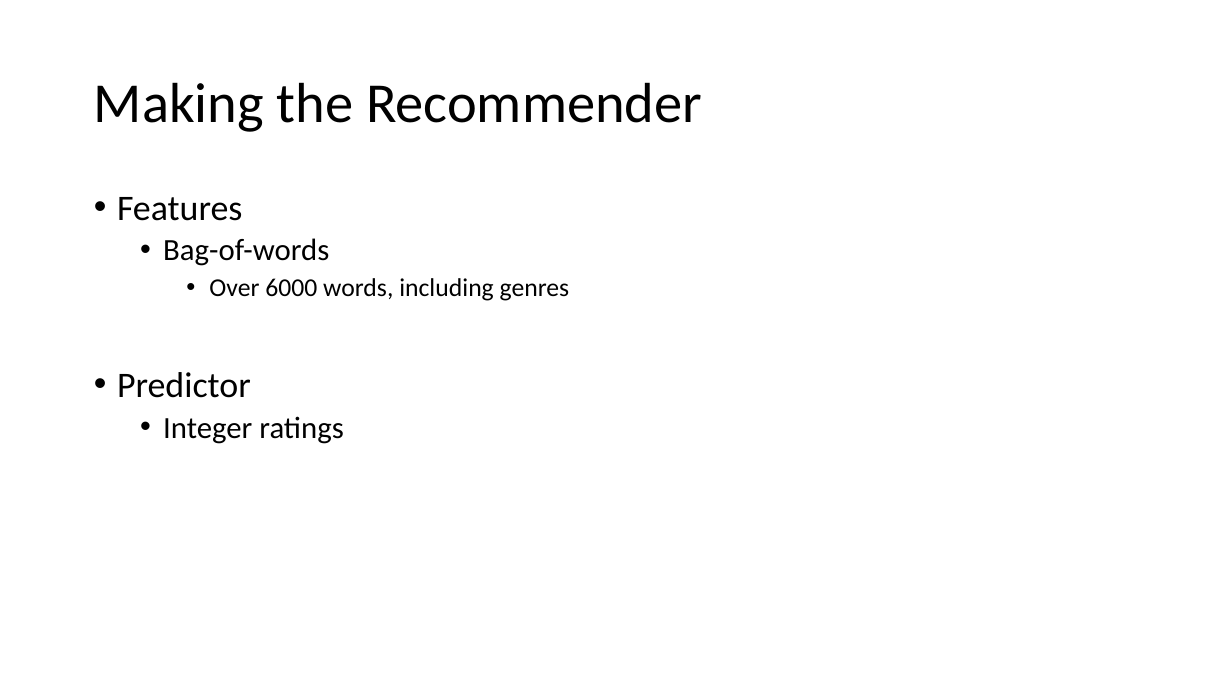
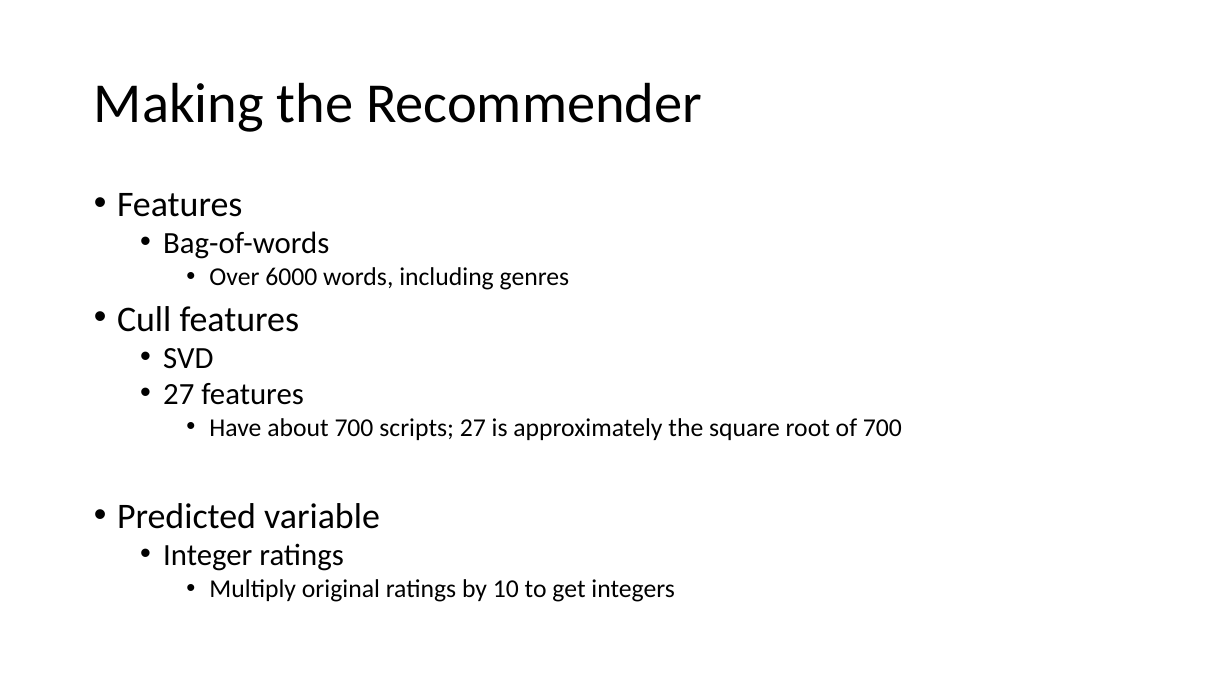
Before and after one commit to cda913/Capstone, a slide deck: slide 9 of AitkinCapstonePresentation.pptx (slide 6 before the commit). Drawn at 1232x693 pixels with LibreOffice and Linux fonts; fonts in the diff are those of the drawing. Boxes give left, top, right and bottom in pixels: in the first picture for what was removed or moved away, otherwise in the second. Text is boxed around its words. In the diff, an @@ line names an element or a change of style, - is before the commit and + after.

Commit message:
Add files via upload
Updated presentation

```diff
--- a/AitkinCapstonePresentation.pptx
+++ b/AitkinCapstonePresentation.pptx
@@ text at [117,193,570,571]: line spacing 0.9 to 0.8 @@
@@ text at [117,306,902,529]: text changed; size 28 to 20 pt @@
-• Predictor
+• Cull features
+  • SVD
+  • 27 features
+    • Have about 700 scripts; 27 is approximately the square root of 700
+• Predicted variable
@@ text at [209,579,675,602]: paragraph added @@
+    • Multiply original ratings by 10 to get integers
```
Also in this commit, not shown: 5 other slides changed, 4 slides added, 1 slide removed.
